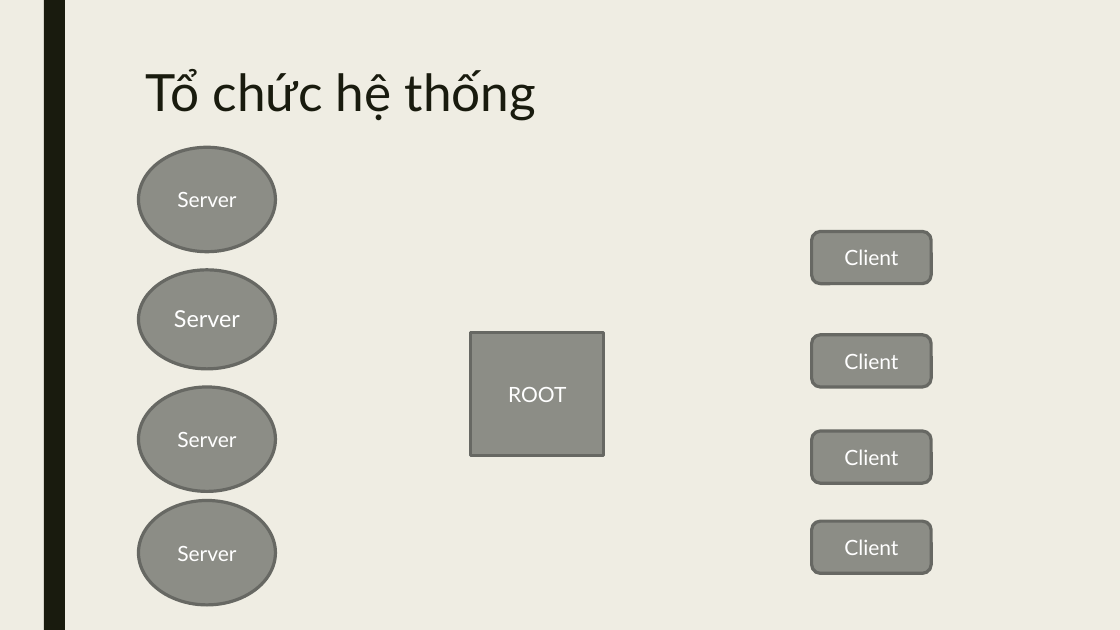
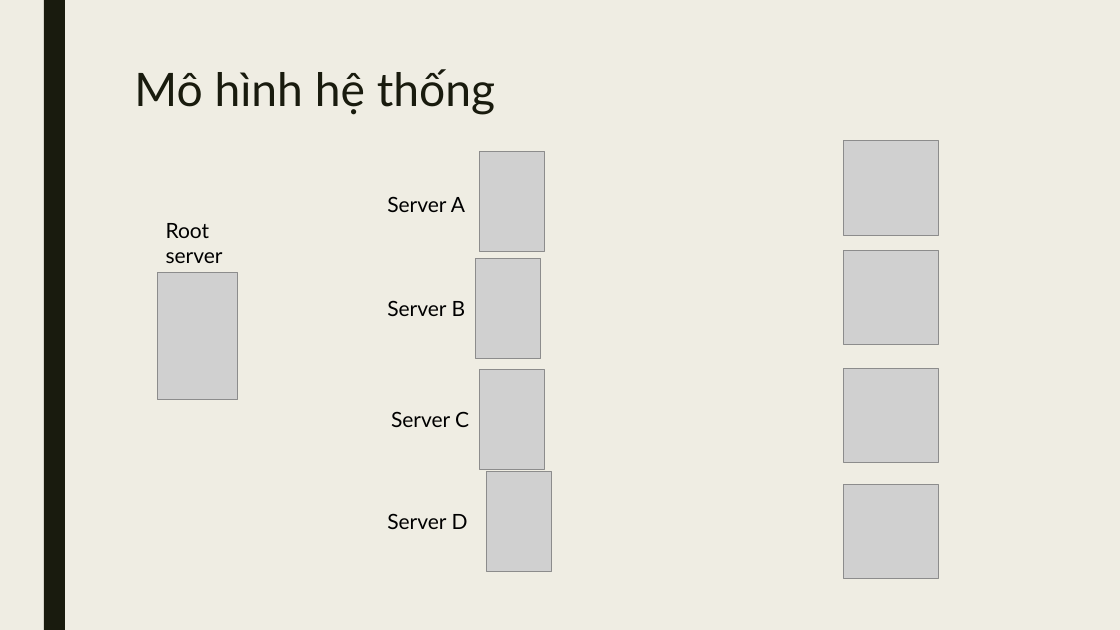
Before and after one commit to znqt/LTM_Proj, a slide deck: slide 8 of Load balancing.pptx (slide 4 before the commit). Drawn at 1120x630 pixels with LibreOffice and Linux fonts; fonts in the diff are those of the drawing; grey boxes stand for pictures. Boxes give left, top, right and bottom in pixels: in the first picture for what was removed or moved away, otherwise in the second. Text is boxed around its words. In the diff, an @@ line names an element or a change of style, - is before the commit and + after.

```diff
--- a/Load balancing.pptx
+++ b/Load balancing.pptx
@@ title at [134,69,495,115]: text changed; size 44 to 39.6 pt @@
-Tổ chức hệ thống
+Mô hình hệ thống
@@ picture added at [844,141,938,235] @@
@@ picture added at [480,151,544,252] @@
@@ text added at [387,196,465,212], 18 pt, text #000000 @@
+Server A
@@ text "Root server": place and size @@
-text "Root server" at [139,147,276,251]
+text "Root server" at [166,223,223,263]
@@ text "Root server" at [166,223,223,263]: vertical alignment middle to top; fill #8C8D86 to none; outline #686863 2.75 pt to none @@
@@ text at [166,223,223,263]: text changed; text colour #FFFFFF to #000000 @@
-Server
+Root server
@@ rounded rectangle removed at [812,232,931,284] @@
-Client
@@ picture added at [476,258,541,359] @@
@@ picture added at [844,250,938,344] @@
@@ text removed at [139,270,276,369] @@
-Server
@@ picture added at [157,272,238,400] @@
@@ text added at [387,300,466,316], 18 pt, text #000000 @@
+Server B
@@ rectangle removed at [471,333,604,455] @@
-ROOT
@@ rounded rectangle removed at [812,335,931,387] @@
-Client
@@ ellipse removed at [139,387,276,492] @@
-Server
@@ picture added at [480,370,544,471] @@
@@ picture added at [844,368,938,462] @@
@@ text added at [391,411,469,427], 18 pt, text #000000 @@
+Server C
@@ rounded rectangle removed at [812,431,931,483] @@
-Client
@@ picture added at [486,471,551,572] @@
@@ ellipse removed at [139,501,276,605] @@
-Server
@@ picture added at [844,485,938,579] @@
@@ text added at [387,513,468,529], 18 pt, text #000000 @@
+Server D
@@ rounded rectangle removed at [812,521,931,573] @@
-Client
```
Also in this commit, not shown: 3 other slides changed, 7 slides added, 4 slides removed.
